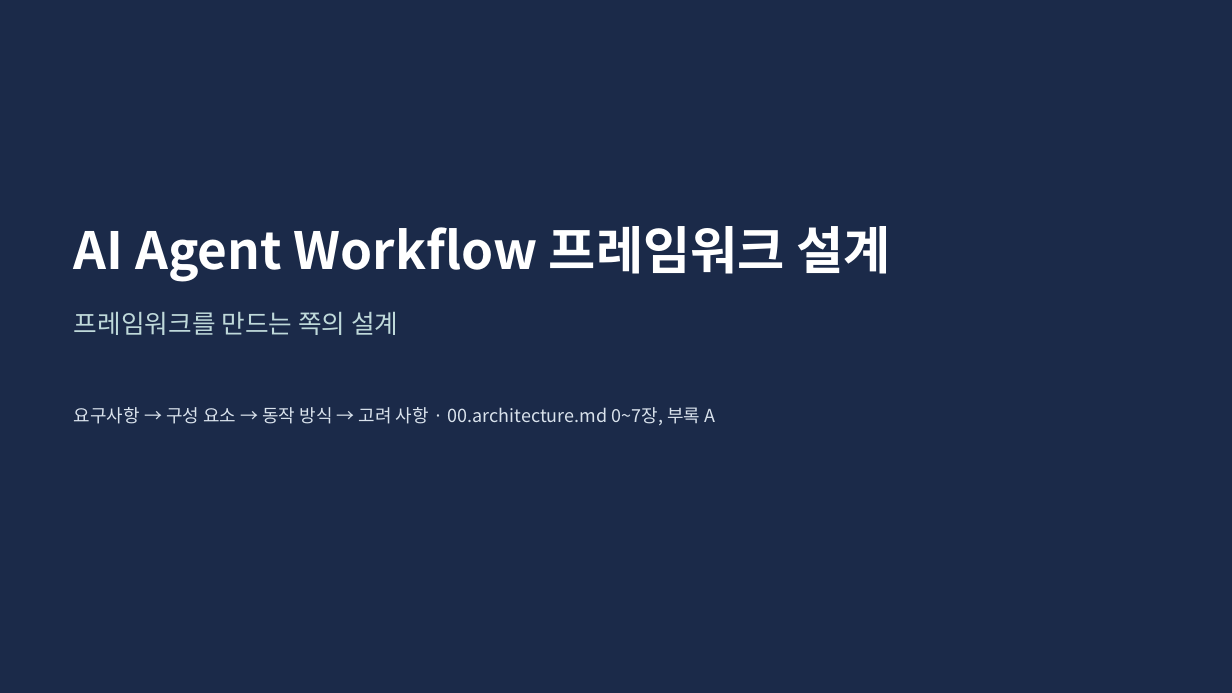
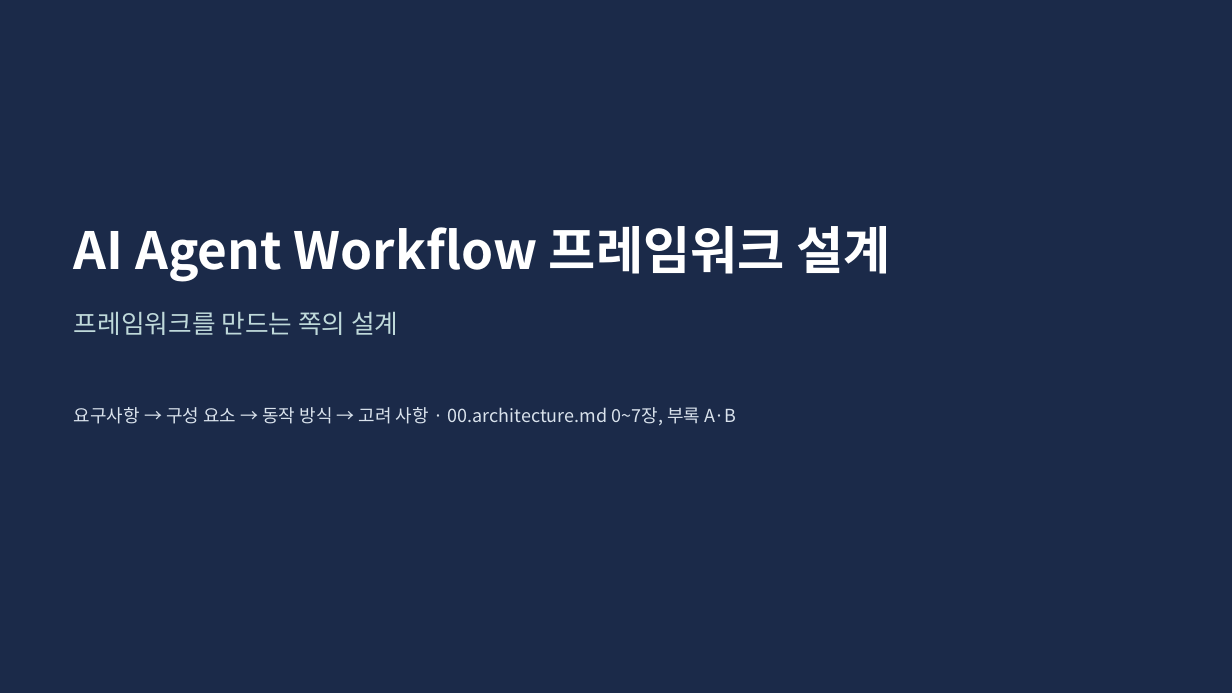
Before and after one commit to iwindfree/ai-agent-framework-architecture, a slide deck: slide 1 of AI_Agent_Workflow_Framework_Summary.pptx. Drawn at 1232x693 pixels with LibreOffice and Linux fonts; fonts in the diff are those of the drawing. Boxes give left, top, right and bottom in pixels: in the first picture for what was removed or moved away, otherwise in the second. Text is boxed around its words. In the diff, an @@ line names an element or a change of style, - is before the commit and + after.

```diff
--- a/AI_Agent_Workflow_Framework_Summary.pptx
+++ b/AI_Agent_Workflow_Framework_Summary.pptx
@@ text at bbox=[74, 407, 736, 425]: text changed @@
-요구사항 → 구성 요소 → 동작 방식 → 고려 사항 · 00.architecture.md 0~7장, 부록 A
+요구사항 → 구성 요소 → 동작 방식 → 고려 사항 · 00.architecture.md 0~7장, 부록 A·B
```
Also in this commit, not shown: 1 slide added, 1 other file.
